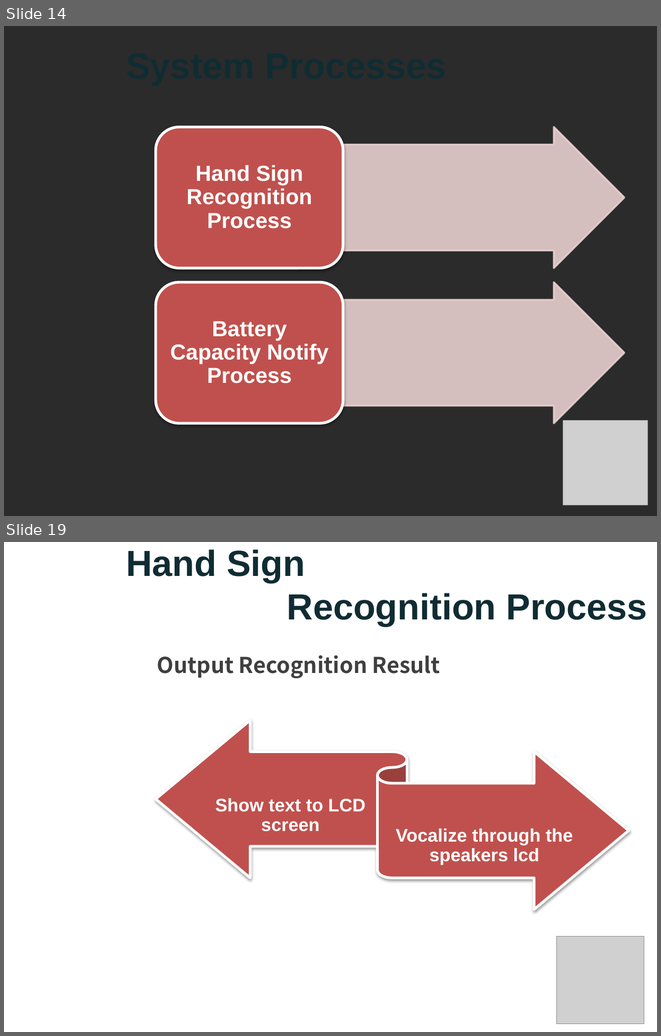
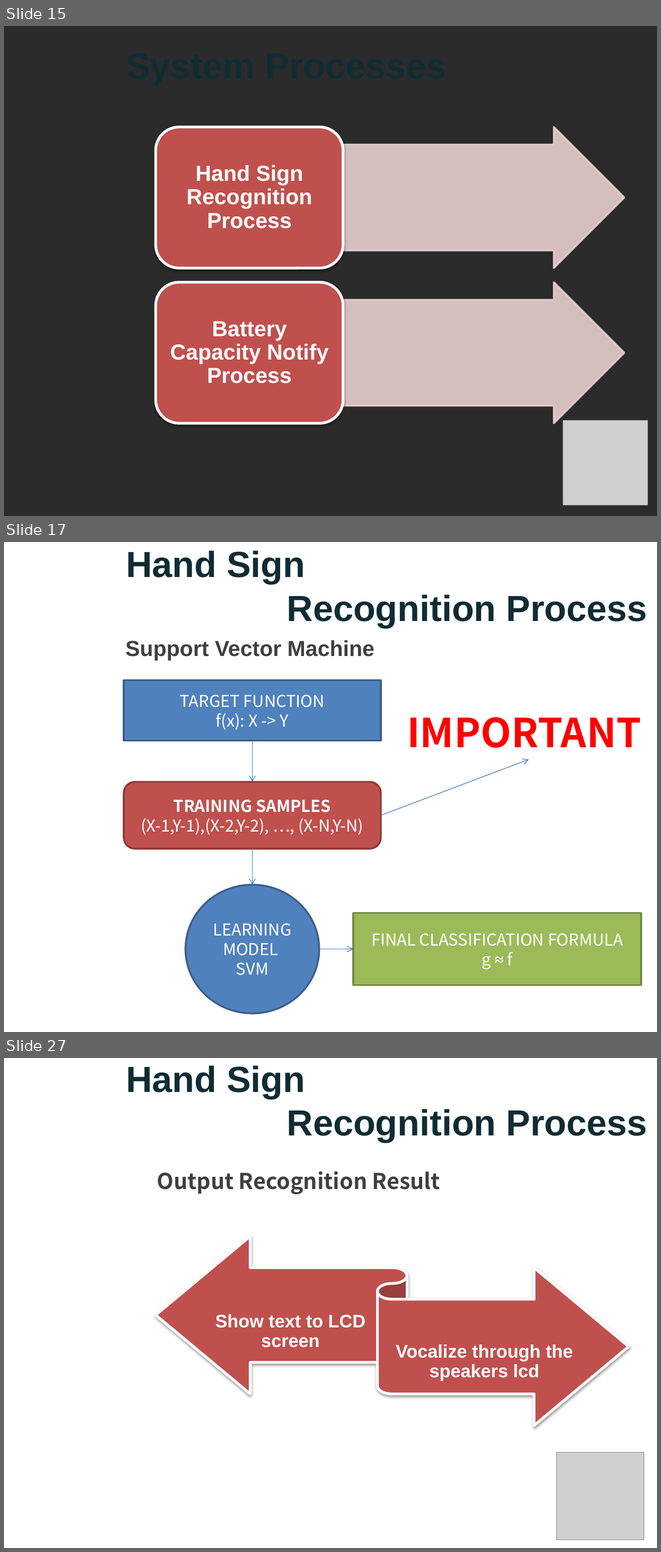
Before and after one commit to nicknguyen071093/CapstoneProject, a slide deck: Thuyettrinh/PPGroup 5.pptx. Shown one above the other, each under a label of ours: slides 14 and 19 before the commit, slides 15, 17 and 27 after it; the slides between them are not shown. The pictures are 661x1036 and 661x1552 pixels, drawn with LibreOffice and Linux fonts; fonts in the diff are those of the drawing; grey boxes stand for pictures; background and template pictures are left out; a plain dark background stands for a picture behind light text. Boxes give left, top, right and bottom in pixels: in the first picture for what was removed or moved away, otherwise in the second. Text is boxed around its words. In the diff, an @@ line names an element or a change of style, - is before the commit and + after.

```diff
--- a/Thuyettrinh/PPGroup 5.pptx
+++ b/Thuyettrinh/PPGroup 5.pptx
@@ slide 17 added at (4, 542, 657, 1032), background picture (left out) @@
@@ title added at (126, 550, 647, 627), 40 pt, text #102C33, bold @@
+Hand Sign
+Recognition Process
@@ text added at (125, 640, 374, 660), 24 pt, text #3F3F3F, bold @@
+Support Vector Machine
@@ rectangle added at (123, 680, 381, 741), fill #4F81BD, outline #3A5F8C 2 pt, 18 pt, text #FFFFFF @@
+TARGET FUNCTION
+f(x): X -> Y
@@ text added at (407, 717, 642, 748), 44 pt, text #FF0000, bold @@
+IMPORTANT
@@ arrow added from (252, 741) to (252, 782), #4B7EBC 0.75 pt @@
@@ arrow added from (381, 815) to (529, 759), #4B7EBC 0.75 pt @@
@@ rounded rectangle added at (123, 782, 381, 848), fill #C0504D, outline #8E3B39 2 pt, 18 pt, text #FFFFFF @@
+TRAINING SAMPLES
+(X-1,Y-1),(X-2,Y-2), …, (X-N,Y-N)
@@ arrow added from (252, 848) to (252, 885), #4B7EBC 0.75 pt @@
@@ ellipse added at (185, 885, 319, 1014), fill #4F81BD, outline #3A5F8C 2 pt, 18 pt, text #FFFFFF @@
+LEARNING MODEL
+SVM
@@ rectangle added at (353, 913, 641, 985), fill #9BBB59, outline #738A42 2 pt, 18 pt, text #FFFFFF @@
+FINAL CLASSIFICATION FORMULA
+g ≈ f
@@ arrow added from (319, 949) to (353, 949), #4B7EBC 0.75 pt @@
@@ what was slide 14 is now slide 15 @@
@@ what was slide 19 is now slide 27 @@
```
Also in this commit, not shown: 10 slides changed, 17 other slides added, 5 slides removed.
